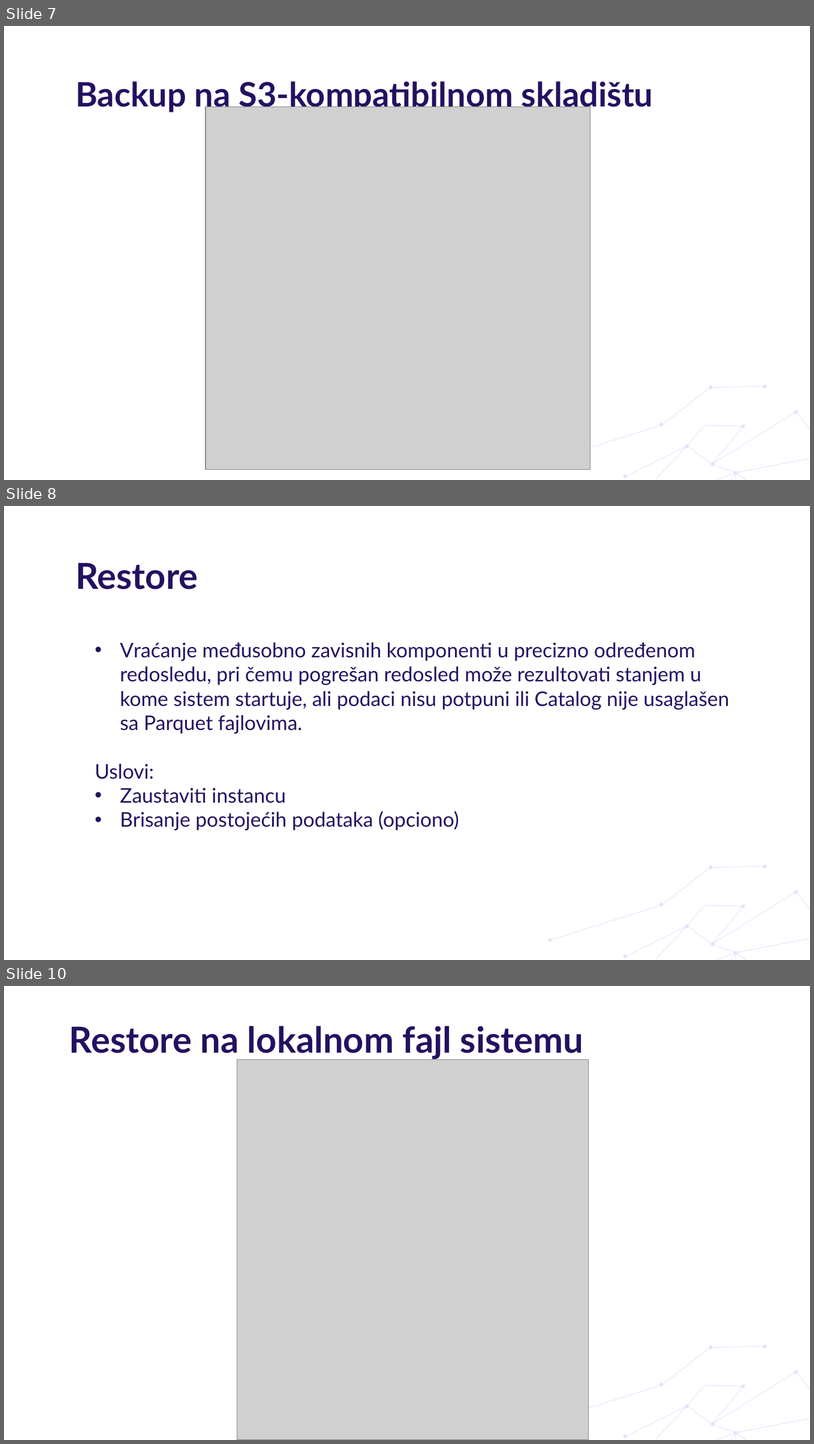
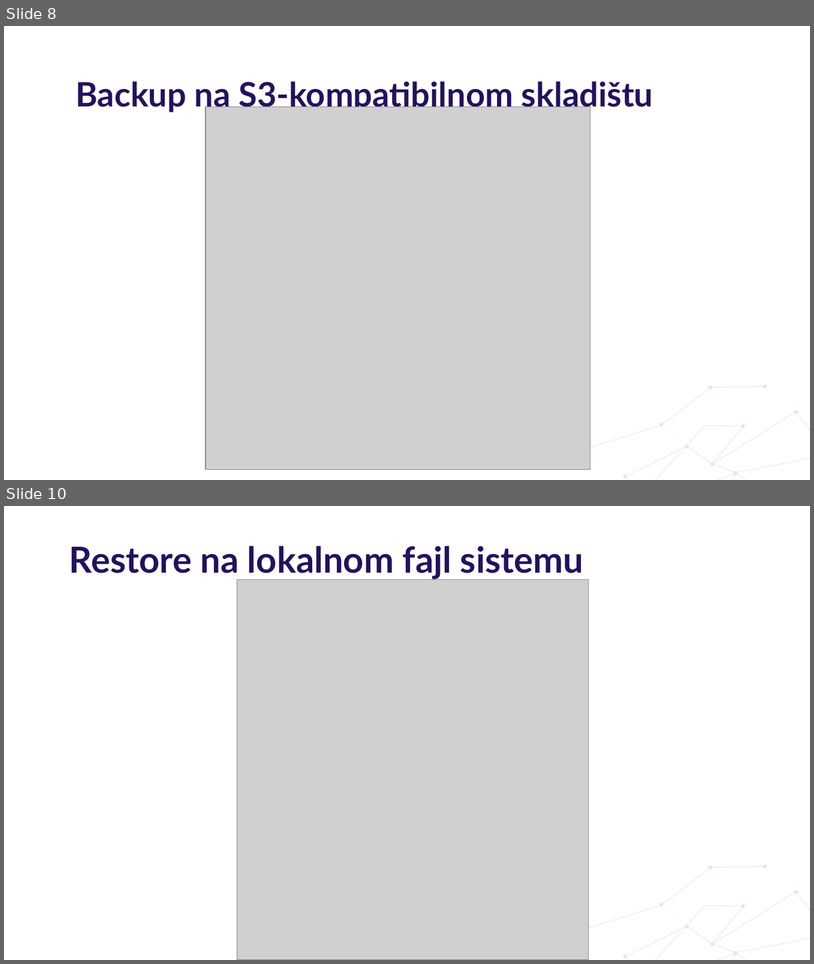
Before and after one commit to anitagolubovic/Backup_restore_InfluxDB_3_Core, a slide deck: Backup_restore.pptx. Shown one above the other, each under a label of ours: slides 7, 8 and 10 before the commit, slides 8 and 10 after it; the slides between them are not shown. The pictures are 814x1444 and 814x964 pixels, drawn with LibreOffice and Linux fonts; fonts in the diff are those of the drawing; grey boxes stand for pictures; background and template pictures are left out. Boxes give left, top, right and bottom in pixels: in the first picture for what was removed or moved away, otherwise in the second. Text is boxed around its words. In the diff, an @@ line names an element or a change of style, - is before the commit and + after.

```diff
--- a/Backup_restore.pptx
+++ b/Backup_restore.pptx
@@ slide 8 removed at (4, 506, 810, 960), background #FFFFFF; not listed: 2 template elements that a slide beside it also shows @@
@@ title removed at (75, 562, 198, 589) @@
-  Restore
@@ subtitle removed at (95, 642, 729, 830) @@
-• Vraćanje međusobno zavisnih komponenti u precizno određenom redosledu, pri čemu pogrešan redosled može rezultovati stanjem u kome sistem startuje, ali podaci nisu potpuni ili Catalog nije usaglašen sa Parquet fajlovima.
-Uslovi:
-• Zaustaviti instancu
-• Brisanje postojećih podataka (opciono)
@@ what was slide 7 is now slide 8 @@
```
Also in this commit, not shown: 6 slides changed, 1 slide added, 1 other slide removed.
